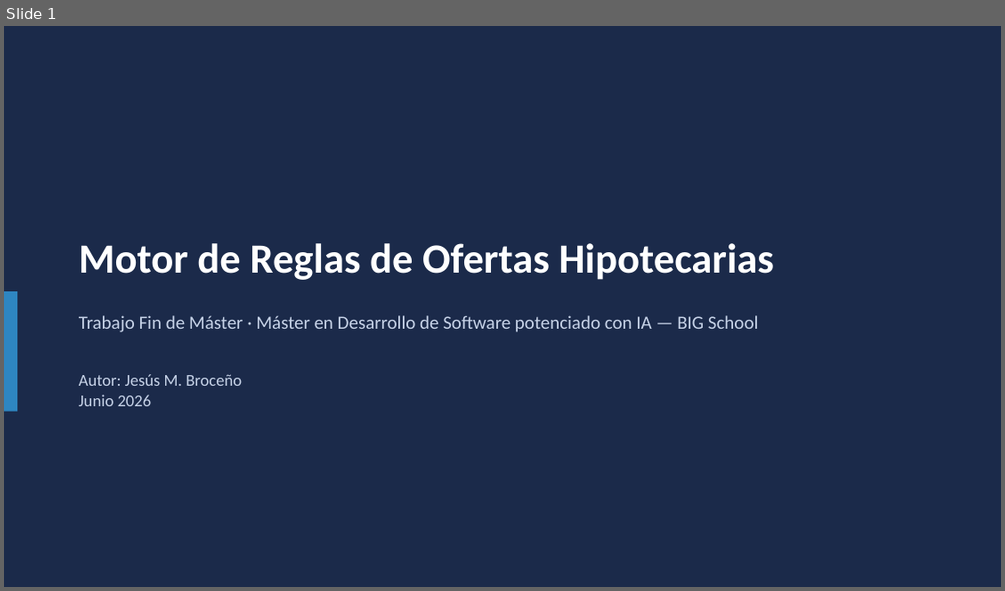
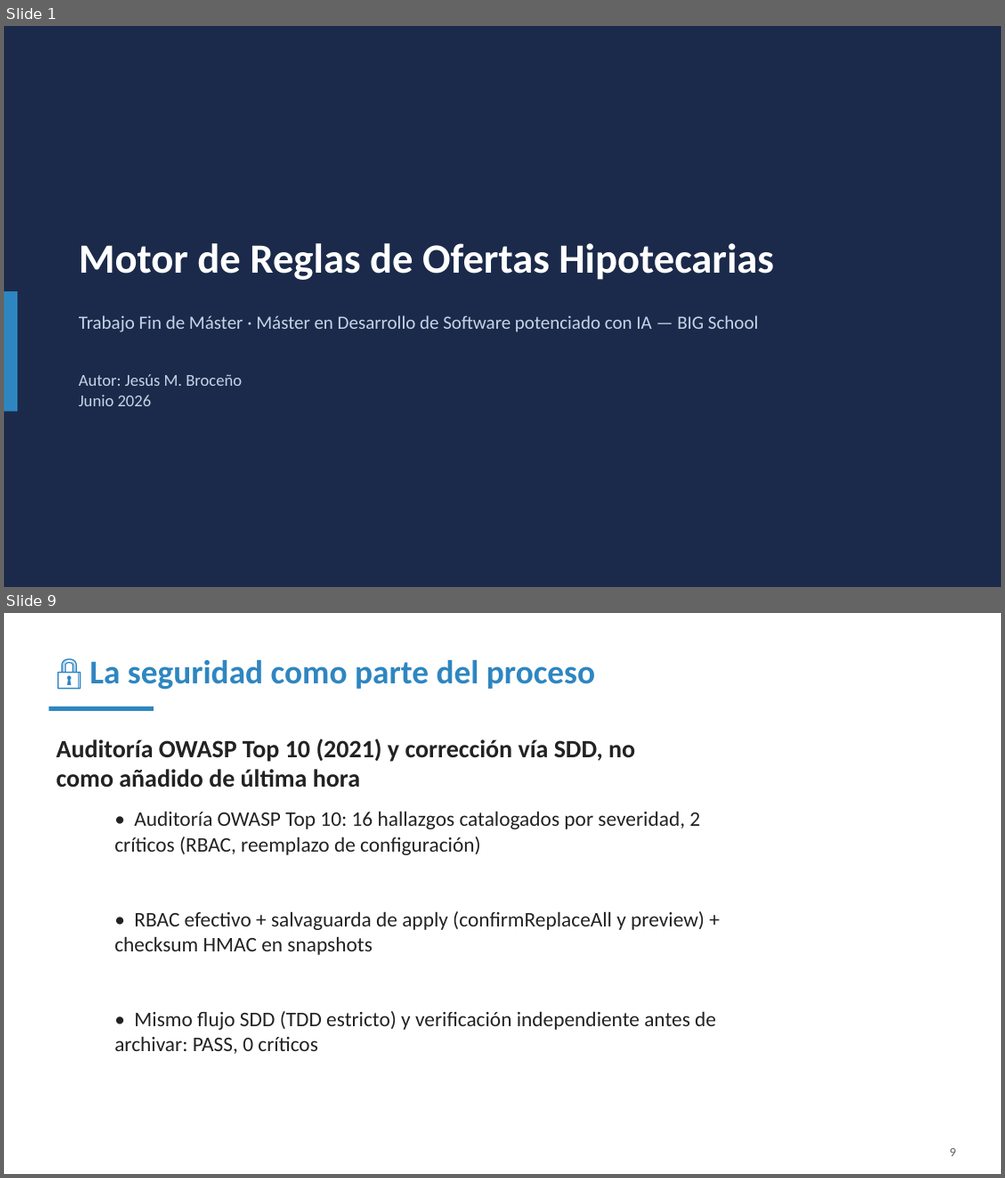
Before and after one commit to jbroceno/rule_engine, a slide deck: doc/PRESENTACION-SLIDES.pptx. Shown one above the other, each under a label of ours: slide 1 before the commit, slides 1 and 9 after it; the slides between them are not shown. The pictures are 1005x591 and 1005x1178 pixels, drawn with LibreOffice and Linux fonts; fonts in the diff are those of the drawing. Boxes give left, top, right and bottom in pixels: in the first picture for what was removed or moved away, otherwise in the second. Text is boxed around its words. In the diff, an @@ line names an element or a change of style, - is before the commit and + after.

```diff
--- a/doc/PRESENTACION-SLIDES.pptx
+++ b/doc/PRESENTACION-SLIDES.pptx
@@ slide 9 added at bbox=[4, 613, 1001, 1174], background #FFFFFF @@
@@ text added at bbox=[89, 659, 595, 690], 32 pt, text #2E86C1, bold @@
+🔒 La seguridad como parte del proceso
@@ rectangle added at bbox=[48, 706, 154, 711], fill #2E86C1 @@
@@ text added at bbox=[57, 738, 635, 787], 24 pt, text #222222, bold @@
+Auditoría OWASP Top 10 (2021) y corrección vía SDD, no como añadido de última hora
@@ text added at bbox=[114, 811, 716, 1054], 20 pt, text #222222 @@
+• Auditoría OWASP Top 10: 16 hallazgos catalogados por severidad, 2 críticos (RBAC, reemplazo de configuración)
+• RBAC efectivo + salvaguarda de apply (confirmReplaceAll y preview) + checksum HMAC en snapshots
+• Mismo flujo SDD (TDD estricto) y verificación independiente antes de archivar: PASS, 0 críticos
@@ text added at bbox=[949, 1148, 955, 1156], 12 pt, text #5A5A5A @@
+9
```
Also in this commit, not shown: 15 slides changed, 1 other file.
